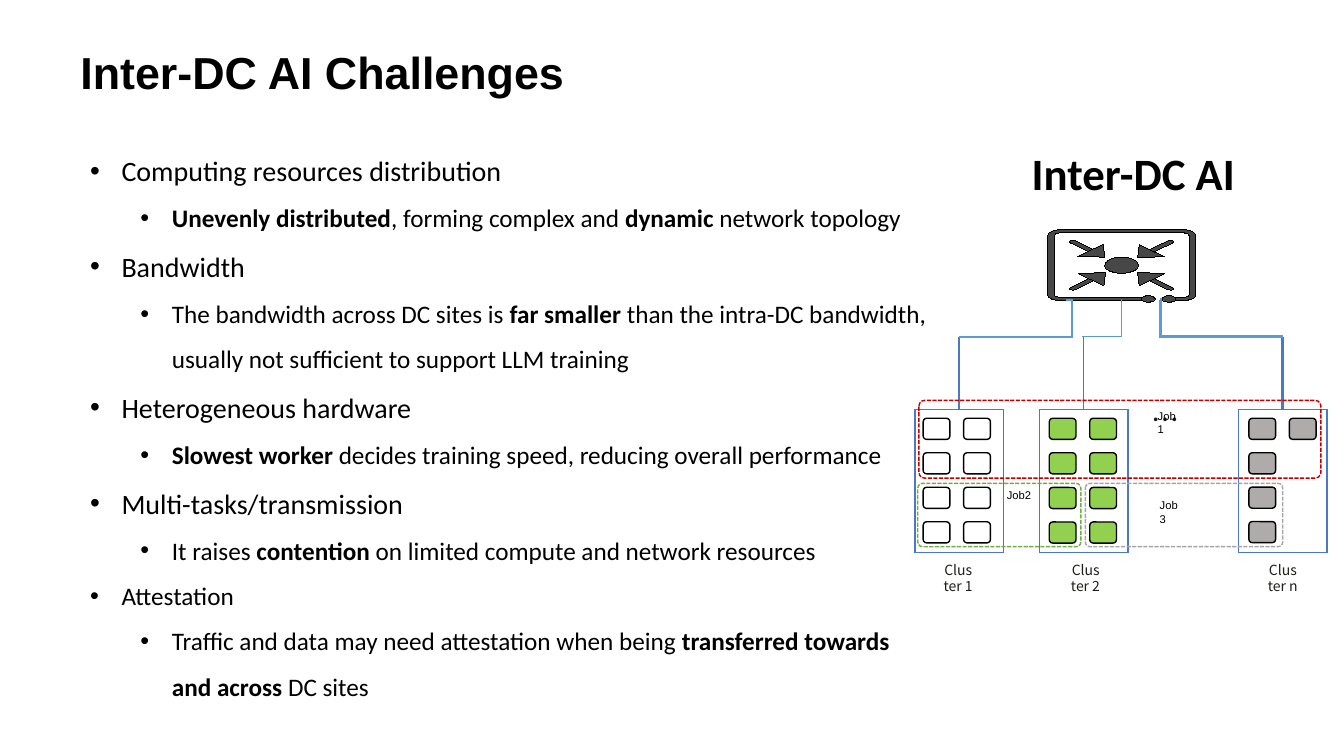
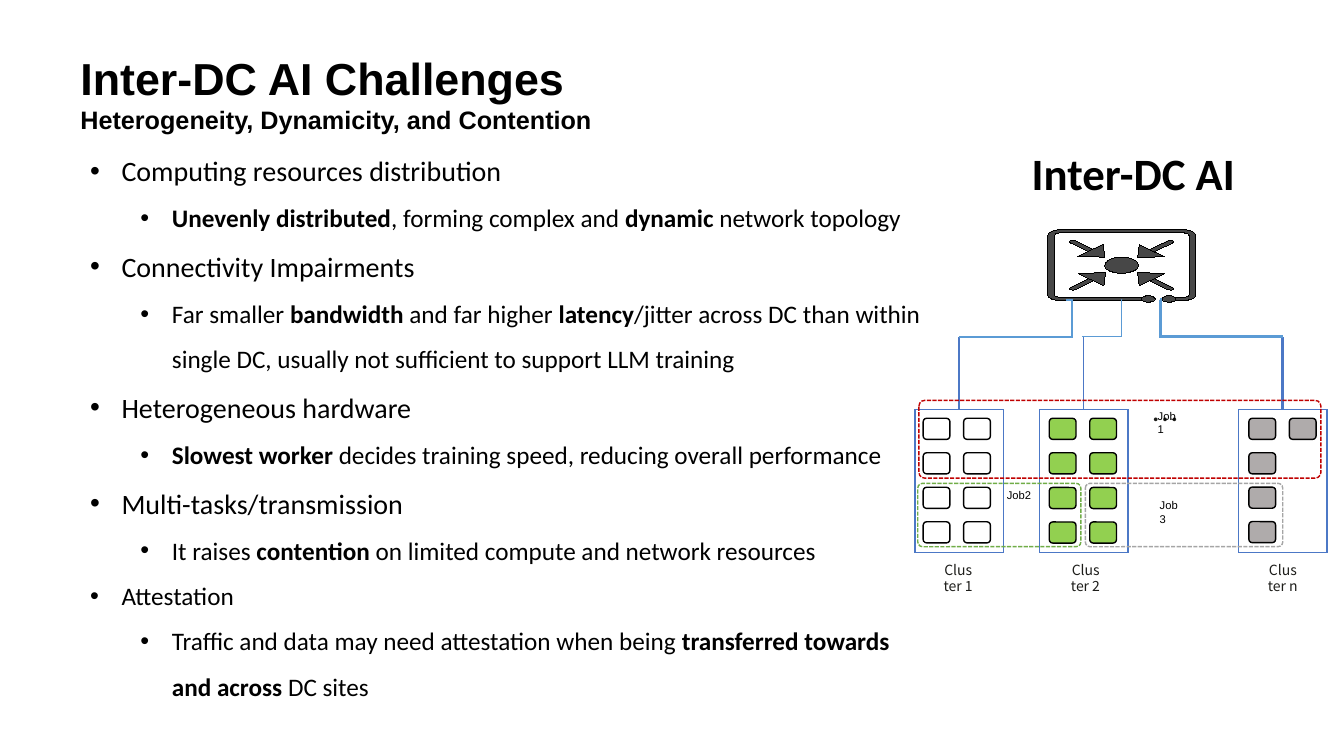
Before and after one commit to dirk-trossen-huawei/ietf120_inter-dc_ai, a slide deck: slide 3 of Material/IETF120 side meeting intro.pptx. Drawn at 1344x756 pixels with LibreOffice and Linux fonts; fonts in the diff are those of the drawing. Boxes give left, top, right and bottom in pixels: in the first picture for what was removed or moved away, otherwise in the second. Text is boxed around its words. In the diff, an @@ line names an element or a change of style, - is before the commit and + after.

```diff
--- a/Material/IETF120 side meeting intro.pptx
+++ b/Material/IETF120 side meeting intro.pptx
@@ subtitle at bbox=[80, 62, 564, 104]: line spacing 34.3pt to 1 @@
@@ subtitle at bbox=[80, 110, 592, 134]: paragraph added @@
+Heterogeneity, Dynamicity, and Contention
@@ text at bbox=[122, 257, 920, 373]: text changed @@
-• Bandwidth
-  • The bandwidth across DC sites is far smaller than the intra-DC bandwidth, usually not sufficient to support LLM training
+• Connectivity Impairments
+  • Far smaller bandwidth and far higher latency/jitter across DC than within single DC, usually not sufficient to support LLM training
```
Also in this commit, not shown: 1 other slide changed, 1 slide added.
